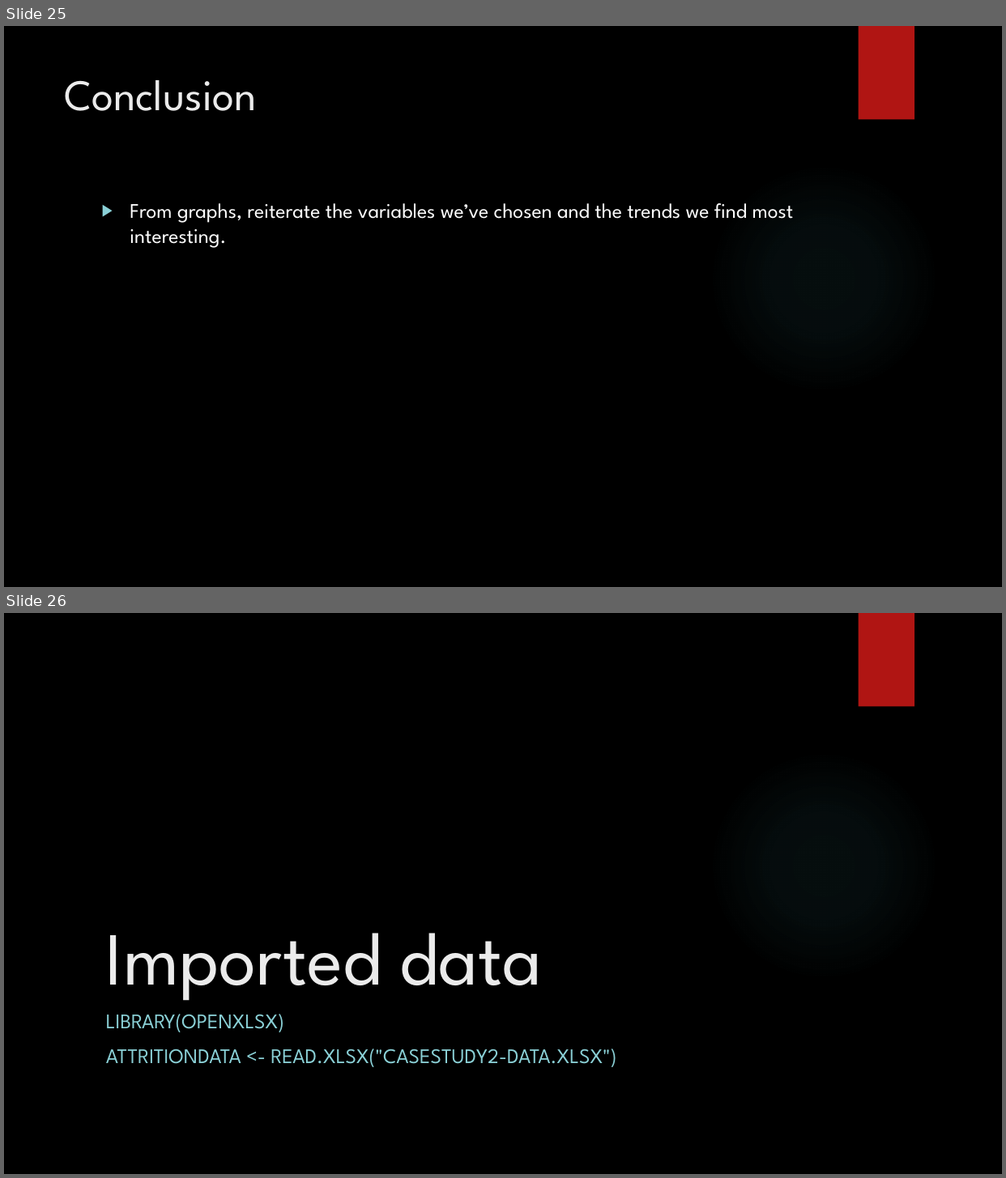
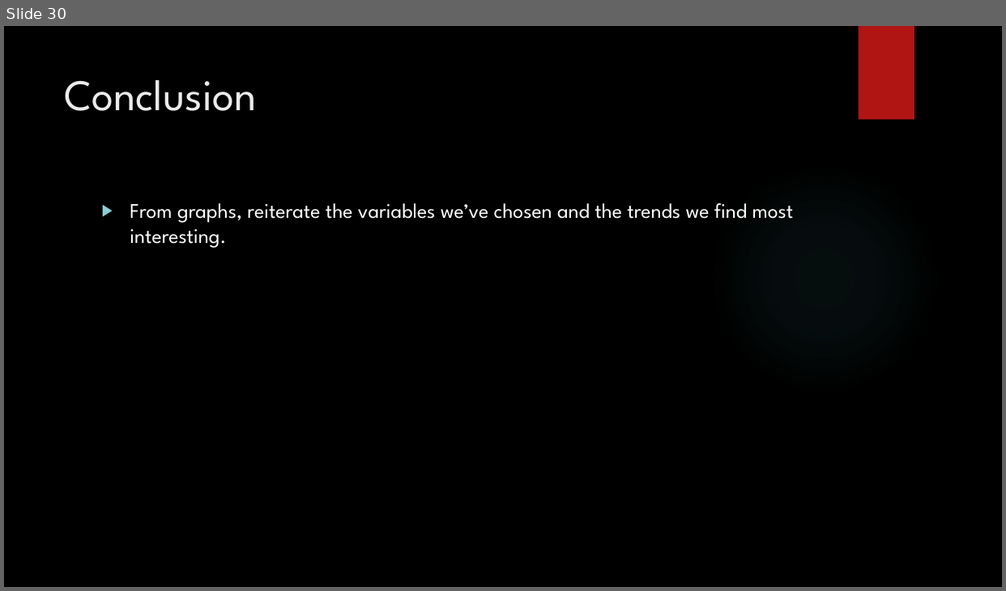
Before and after one commit to vazquezs123/DATA_SCIENCE_CS02, a slide deck: case_study_02_presentation.pptx. Shown one above the other, each under a label of ours: slides 25 and 26 before the commit, slide 30 after it. The pictures are 1006x1178 and 1006x591 pixels, drawn with LibreOffice and Linux fonts; fonts in the diff are those of the drawing; background and template pictures are left out. Boxes give left, top, right and bottom in pixels: in the first picture for what was removed or moved away, otherwise in the second. Text is boxed around its words. In the diff, an @@ line names an element or a change of style, - is before the commit and + after.

```diff
--- a/case_study_02_presentation.pptx
+++ b/case_study_02_presentation.pptx
@@ slide 26 removed at [4, 613, 1002, 1174], background picture (left out); not listed: 2 template elements that a slide beside it also shows @@
@@ title removed at [106, 933, 543, 1001] @@
-Imported data
@@ subtitle removed at [106, 1014, 616, 1067] @@
-LIBRARY(OPENXLSX)
-ATTRITIONDATA <- READ.XLSX("CASESTUDY2-DATA.XLSX")
@@ what was slide 25 is now slide 30 @@
```
Also in this commit, not shown: 9 slides changed, 5 slides added, 11 other slides removed, 1 other file.
